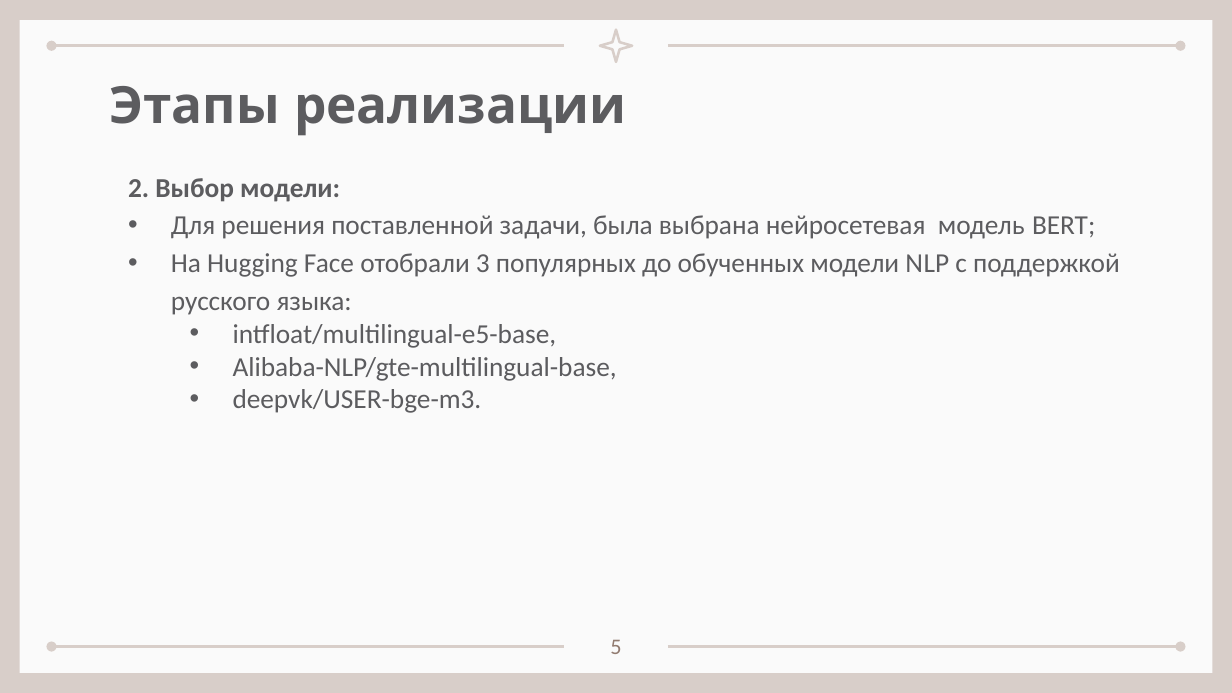
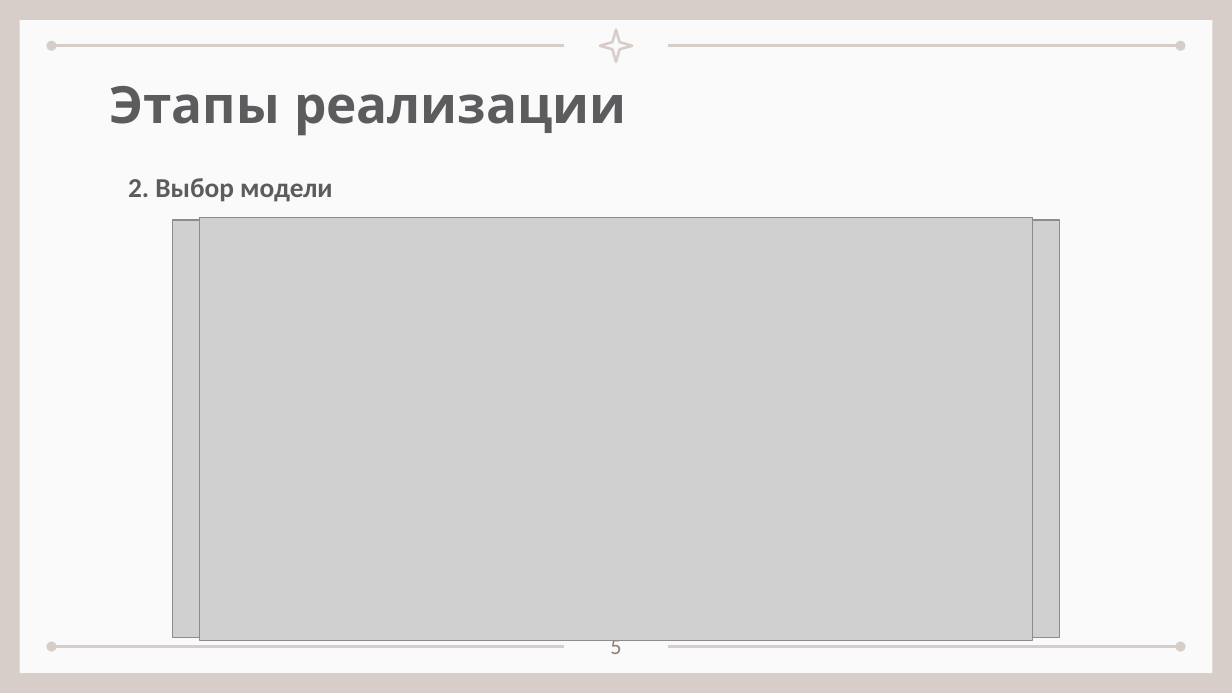
Before and after one commit to sevaTechoPark/BIDVA-hakaton, a slide deck: slide 5 of Защита проекта БИДВА май 2025.pptx. Drawn at 1232x693 pixels with LibreOffice and Linux fonts; fonts in the diff are those of the drawing; grey boxes stand for pictures. Boxes give left, top, right and bottom in pixels: in the first picture for what was removed or moved away, otherwise in the second. Text is boxed around its words. In the diff, an @@ line names an element or a change of style, - is before the commit and + after.

```diff
--- a/Защита проекта БИДВА май 2025.pptx
+++ b/Защита проекта БИДВА май 2025.pptx
@@ subtitle at <box>128,178,333,202</box>: text changed; bold on @@
-2. Выбор модели:
-• Для решения поставленной задачи, была выбрана нейросетевая модель BERT;
-• На Hugging Face отобрали 3 популярных до обученных модели NLP с поддержкой русского языка:
-  • intfloat/multilingual-e5-base,
-  • Alibaba-NLP/gte-multilingual-base,
-  • deepvk/USER-bge-m3.
+2. Выбор модели
@@ picture added at <box>172,221,1061,638</box> @@
@@ picture added at <box>200,218,1032,641</box> @@
@@ picture added at <box>202,221,1029,633</box> @@
```
Also in this commit, not shown: 7 other slides changed, 3 slides added, 2 slides removed.
